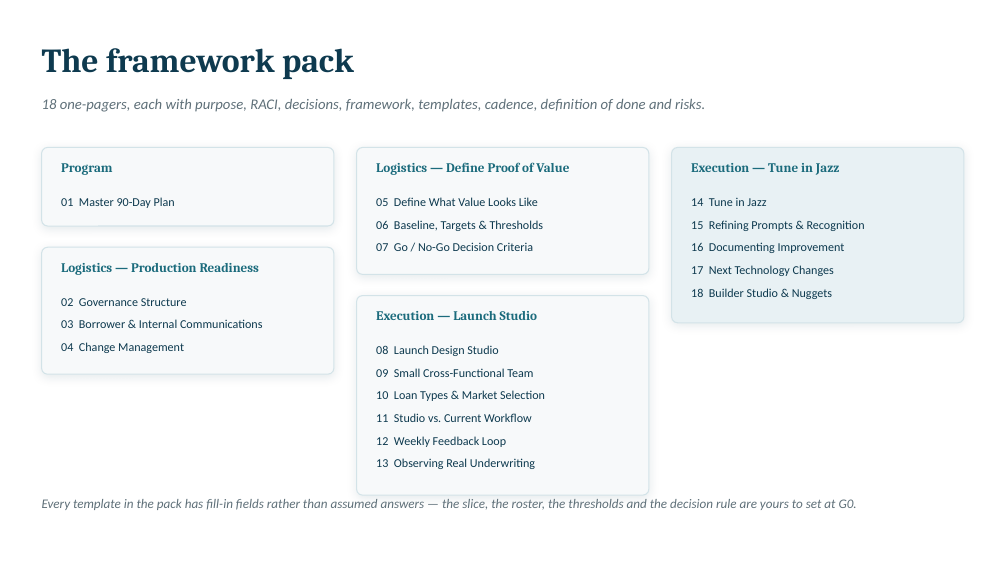
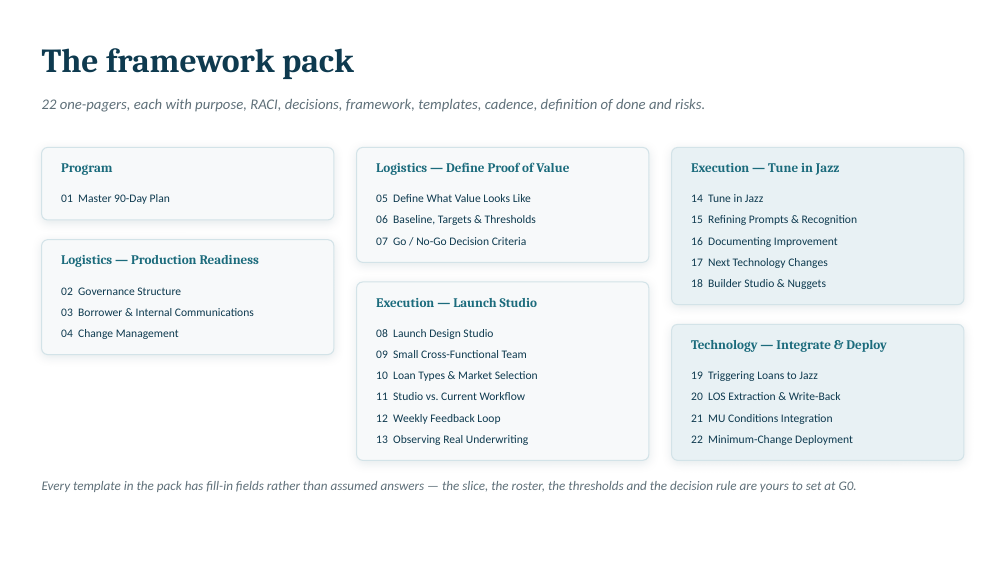
Before and after one commit to tpaulett/Hello-World, a slide deck: slide 14 of jazzx-design-studio/JazzX-Design-Studio-Executive-Summary.pptx. Drawn at 1008x567 pixels with LibreOffice and Linux fonts; fonts in the diff are those of the drawing. Boxes give left, top, right and bottom in pixels: in the first picture for what was removed or moved away, otherwise in the second. Text is boxed around its words. In the diff, an @@ line names an element or a change of style, - is before the commit and + after.

```diff
--- a/jazzx-design-studio/JazzX-Design-Studio-Executive-Summary.pptx
+++ b/jazzx-design-studio/JazzX-Design-Studio-Executive-Summary.pptx
@@ text at (42, 99, 705, 112): text changed @@
-18 one-pagers, each with purpose, RACI, decisions, framework, templates, cadence, definition of done and risks.
+22 one-pagers, each with purpose, RACI, decisions, framework, templates, cadence, definition of done and risks.
@@ rounded rectangle: place and size @@
-rounded rectangle at (42, 147, 334, 226)
+rounded rectangle at (42, 147, 334, 220)
@@ rounded rectangle: place and size @@
-rounded rectangle at (357, 147, 650, 274)
+rounded rectangle at (357, 147, 650, 262)
@@ rounded rectangle: place and size @@
-rounded rectangle at (671, 147, 964, 323)
+rounded rectangle at (671, 147, 964, 305)
@@ rounded rectangle: place and size @@
-rounded rectangle at (42, 247, 334, 374)
+rounded rectangle at (42, 240, 334, 355)
@@ text "Logistics — Production Readiness": place and size @@
-text "Logistics — Production Readiness" at (61, 263, 260, 275)
+text "Logistics — Production Readiness" at (61, 255, 260, 267)
@@ text "17 Next Technology Changes": place and size @@
-text "17 Next Technology Changes" at (691, 265, 834, 276)
+text "17 Next Technology Changes" at (691, 258, 827, 268)
@@ proportions changed in 5 elements at (42, 147, 334, 220), (357, 147, 650, 262), (671, 147, 964, 305), (42, 240, 334, 355), (357, 282, 650, 461) @@
@@ rounded rectangle: place and size @@
-rounded rectangle at (357, 296, 650, 495)
+rounded rectangle at (357, 282, 650, 461)
@@ 3 texts: place and size @@
-3 texts at (61, 288, 832, 328)
+3 texts at (61, 279, 827, 316)
@@ rounded rectangle added at (671, 324, 964, 461), fill #E8F1F4, outline #D3E3E8 1 pt @@
@@ text added at (691, 340, 887, 352), 12.5 pt, text #1B6B7C, bold @@
+Technology — Integrate & Deploy
@@ text added at (691, 371, 817, 381), 11 pt, text #0E3A4F @@
+19 Triggering Loans to Jazz
@@ 4 texts: place and size @@
-4 texts at (376, 368, 545, 447)
+4 texts at (376, 350, 538, 424)
@@ text added at (691, 392, 841, 400), 11 pt, text #0E3A4F @@
+20 LOS Extraction & Write-Back
@@ text added at (691, 414, 833, 424), 11 pt, text #0E3A4F @@
+21 MU Conditions Integration
@@ size 11.5 to 11 pt in 18 elements at (61, 194, 170, 204), (376, 194, 531, 202), (691, 194, 763, 202), (376, 215, 536, 225), (691, 215, 858, 225), (376, 237, 527, 245), (691, 237, 838, 247), (691, 258, 827, 268), (691, 279, 827, 289), (61, 287, 181, 295), (61, 308, 254, 316), (61, 329, 179, 339), (376, 329, 493, 339), (376, 350, 527, 358), (376, 371, 538, 381), (376, 392, 526, 400), (376, 414, 500, 424), (376, 435, 528, 445) @@
@@ text "13 Observing Real Underwriting": place and size @@
-text "13 Observing Real Underwriting" at (376, 458, 535, 469)
+text "13 Observing Real Underwriting" at (376, 435, 528, 445)
@@ text added at (691, 435, 853, 445), 11 pt, text #0E3A4F @@
+22 Minimum-Change Deployment
@@ 4 texts: place and size @@
-4 texts at (42, 311, 857, 510)
+4 texts at (42, 298, 857, 492)
```
Also in this commit, not shown: 27 other files.
